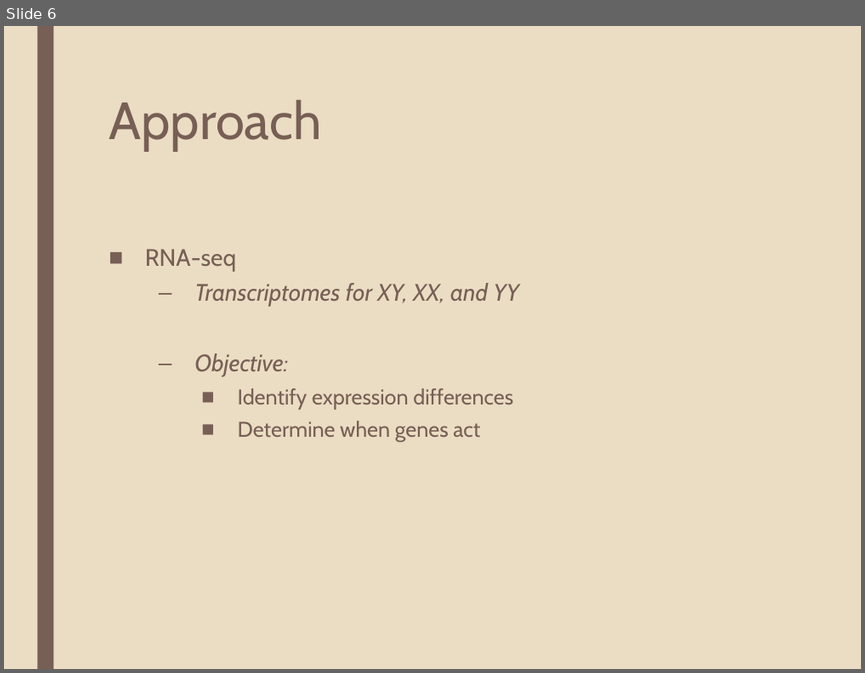
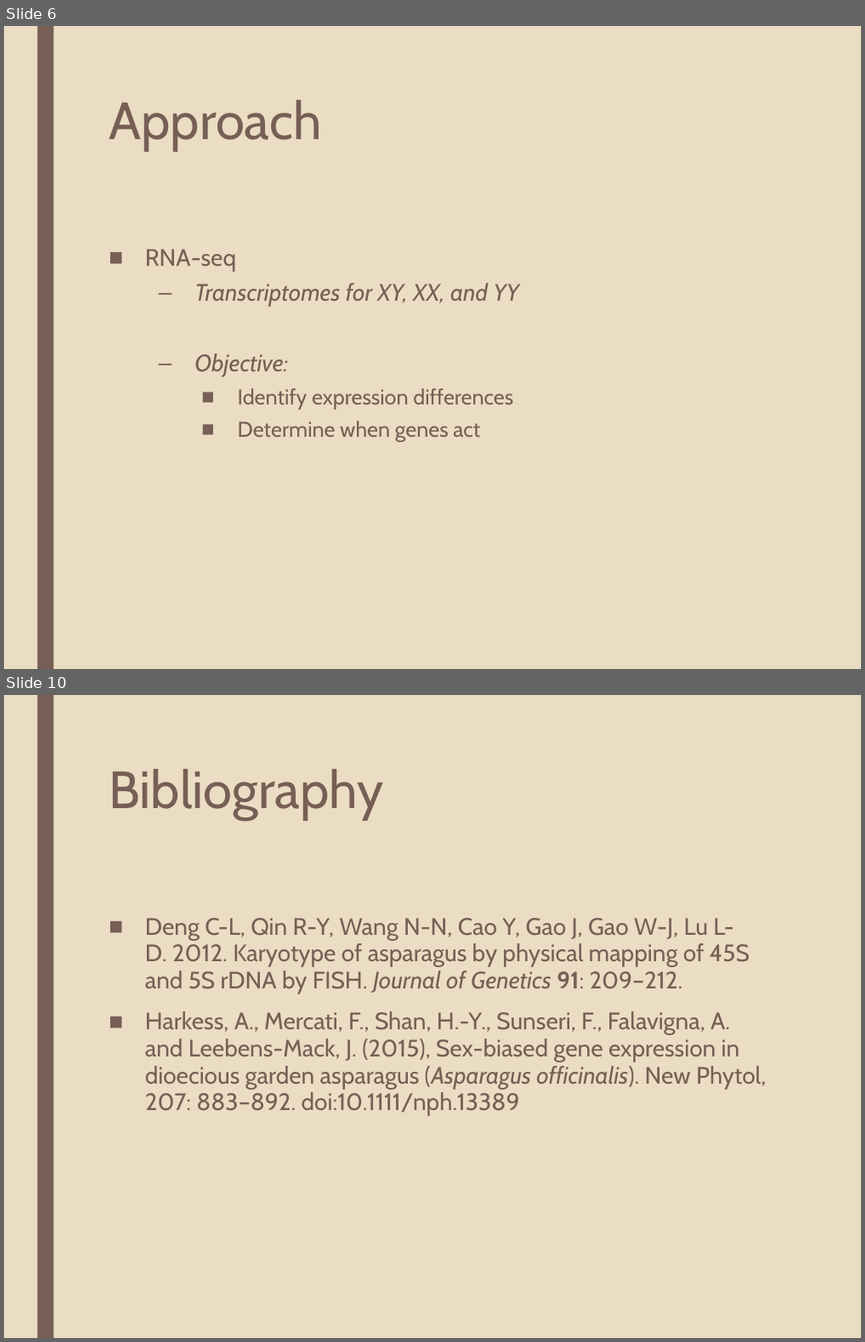
Before and after one commit to katholan/BCB546X-Spring2017_Valerin_final_project, a slide deck: asparagus.pptx. Shown one above the other, each under a label of ours: slide 6 before the commit, slides 6 and 10 after it; the slides between them are not shown. The pictures are 865x673 and 865x1342 pixels, drawn with LibreOffice and Linux fonts; fonts in the diff are those of the drawing. Boxes give left, top, right and bottom in pixels: in the first picture for what was removed or moved away, otherwise in the second. Text is boxed around its words. In the diff, an @@ line names an element or a change of style, - is before the commit and + after.

Commit message:
added slides

```diff
--- a/asparagus.pptx
+++ b/asparagus.pptx
@@ slide 10 added at box(4, 695, 861, 1338), background #EBDDC3; not listed: 1 template element that a slide beside it also shows @@
@@ title added at box(109, 769, 383, 820), 44 pt, text #775F55 @@
+Bibliography
@@ text added at box(145, 918, 766, 1116), 20 pt, text #775F55 @@
+■ Deng C-L, Qin R-Y, Wang N-N, Cao Y, Gao J, Gao W-J, Lu L-D. 2012. Karyotype of asparagus by physical mapping of 45S and 5S rDNA by FISH. Journal of Genetics 91: 209–212.
+■ Harkess, A., Mercati, F., Shan, H.-Y., Sunseri, F., Falavigna, A. and Leebens-Mack, J. (2015), Sex-biased gene expression in dioecious garden asparagus (Asparagus officinalis). New Phytol, 207: 883–892. doi:10.1111/nph.13389
```
Also in this commit, not shown: 3 other slides added.
